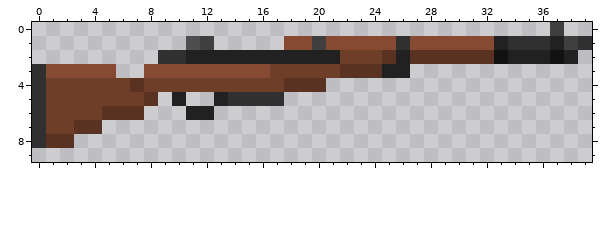
Two versions of one pixel-art sprite, mpguns/m1garand/icon.png. This is how it looked before the edit.
The file is 43x10 pixels. The old version is drawn lined up with the new one, on the new canvas.
Now the later version:
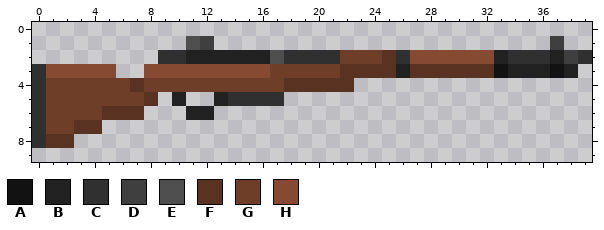
Palette (. is transparent): A #121212  B #212121  C #303030  D #3f3f3f  E #4e4e4e  F #593221  G #6f3e29  H #854a31
Change:
canvas 43x10 -> 40x10, the old top-left corner now at -3,0 (the part of the old canvas that was cut away was empty and is not shown)
@@ x 15..39 @@
- 0 ......................D..
- 1 ...HHDHHHHHCHHHHHHBCCCBDC
- 2 BBBBBBBGGGFBFFFFFFABBBAB.
- 3 HHGGGGGFFFBB.............
- 4 GGGFFF...................
+ 0 .........................
+ 1 ......................D..
+ 2 BBECCCCGGGFCHHHHHHBCCCBDC
+ 3 HHGGGGGFFFFBFFFFFFABBBAB.
+ 4 GGGFFFFF.................
  5 CCC......................
